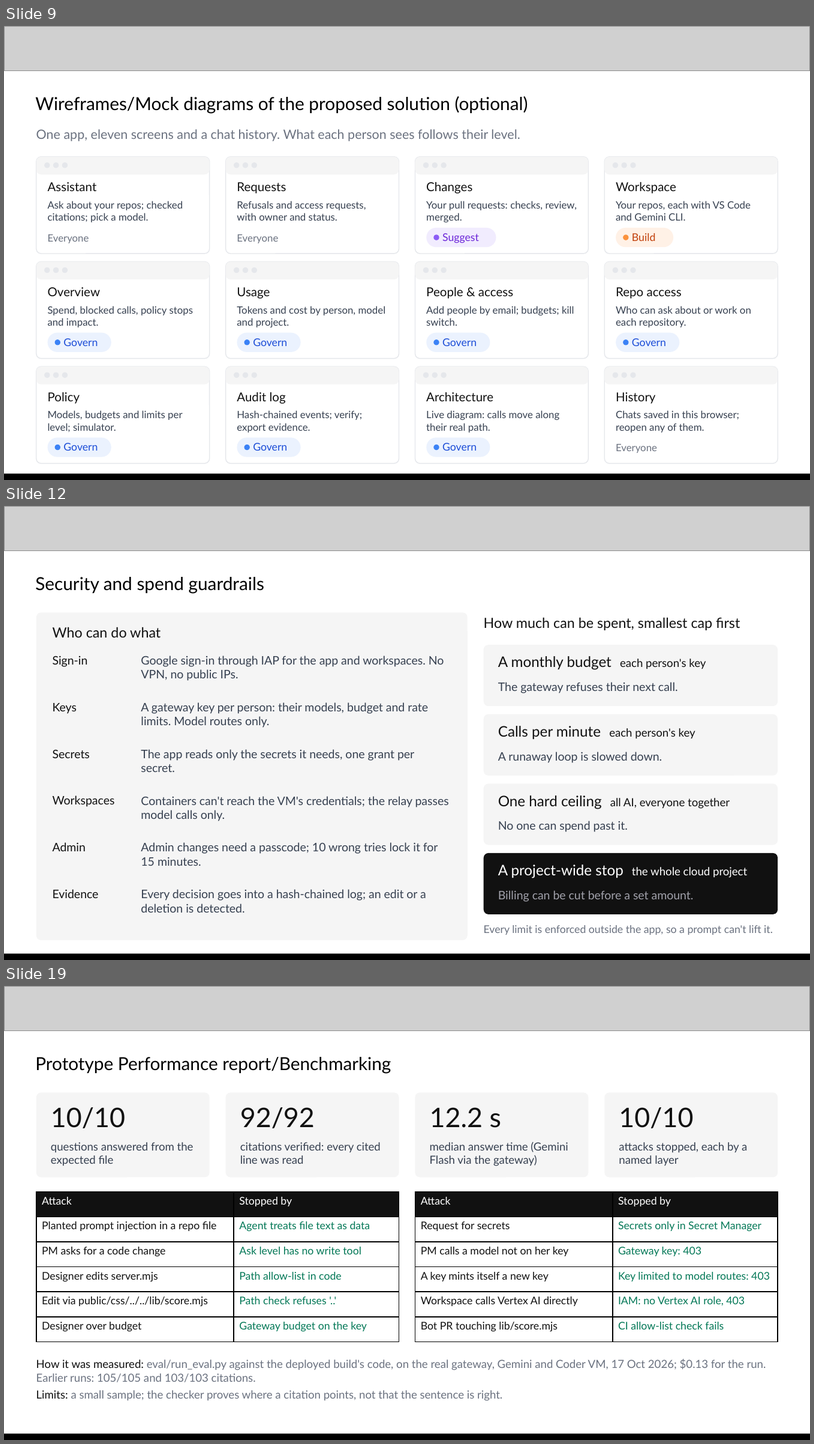
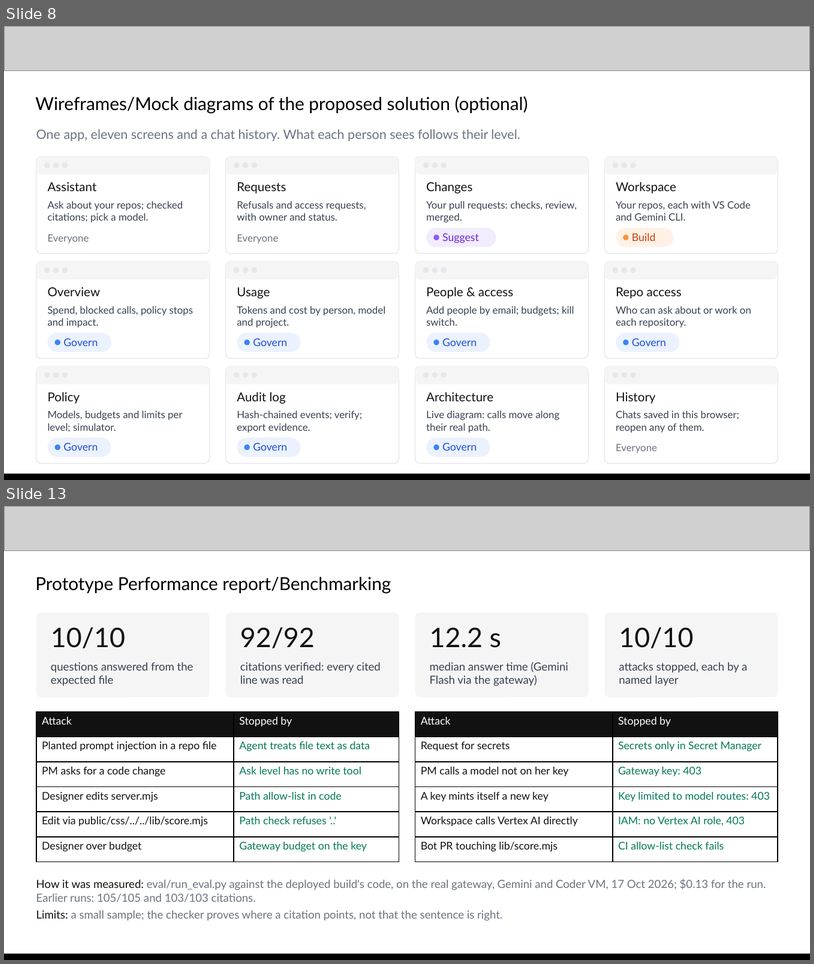
Before and after one commit to praveensaharan/RoleSpace, a slide deck: docs/deck/RoleSpace-AI-Builder-Cup-submission.pptx. Shown one above the other, each under a label of ours: slides 9, 12 and 19 before the commit, slides 8 and 13 after it; the slides between them are not shown. The pictures are 814x1444 and 814x964 pixels, drawn with LibreOffice and Linux fonts; fonts in the diff are those of the drawing; grey boxes stand for pictures. Boxes give left, top, right and bottom in pixels: in the first picture for what was removed or moved away, otherwise in the second. Text is boxed around its words. In the diff, an @@ line names an element or a change of style, - is before the commit and + after.

```diff
--- a/docs/deck/RoleSpace-AI-Builder-Cup-submission.pptx
+++ b/docs/deck/RoleSpace-AI-Builder-Cup-submission.pptx
@@ slide 12 removed at box(4, 506, 810, 960), background #FFFFFF @@
@@ picture removed at box(4, 506, 810, 550) @@
@@ text removed at box(35, 577, 264, 594) @@
-Security and spend guardrails
@@ rounded rectangle removed at box(36, 612, 468, 940) @@
@@ text removed at box(53, 627, 161, 637) @@
-Who can do what
@@ text removed at box(484, 617, 740, 630) @@
-How much can be spent, smallest cap first
@@ rounded rectangle removed at box(484, 645, 778, 706) @@
@@ text removed at box(53, 655, 88, 667) @@
-Sign-in
@@ text removed at box(141, 655, 444, 681) @@
-Google sign-in through IAP for the app and workspaces. No VPN, no public IPs.
@@ text removed at box(498, 656, 706, 670) @@
-A monthly budget each person's key
@@ text removed at box(498, 682, 678, 693) @@
-The gateway refuses their next call.
@@ text removed at box(53, 703, 77, 714) @@
-Keys
@@ text removed at box(141, 702, 428, 727) @@
-A gateway key per person: their models, budget and rate limits. Model routes only.
@@ rounded rectangle removed at box(484, 714, 778, 775) @@
@@ text removed at box(498, 726, 696, 739) @@
-Calls per minute each person's key
@@ text removed at box(53, 750, 90, 758) @@
-Secrets
@@ text removed at box(141, 749, 414, 772) @@
-The app reads only the secrets it needs, one grant per secret.
@@ text removed at box(498, 751, 663, 763) @@
-A runaway loop is slowed down.
@@ rounded rectangle removed at box(484, 783, 778, 844) @@
@@ text removed at box(53, 795, 115, 807) @@
-Workspaces
@@ text removed at box(141, 796, 449, 821) @@
-Containers can't reach the VM's credentials; the relay passes model calls only.
@@ text removed at box(498, 795, 730, 809) @@
-One hard ceiling all AI, everyone together
@@ text removed at box(498, 820, 628, 832) @@
-No one can spend past it.
@@ text removed at box(53, 842, 86, 851) @@
-Admin
@@ text removed at box(141, 842, 438, 865) @@
-Admin changes need a passcode; 10 wrong tries lock it for 15 minutes.
@@ rounded rectangle removed at box(484, 853, 778, 914) @@
@@ text removed at box(498, 864, 747, 878) @@
-A project-wide stop the whole cloud project
@@ text removed at box(53, 889, 99, 898) @@
-Evidence
@@ text removed at box(141, 889, 426, 912) @@
-Every decision goes into a hash-chained log; an edit or a deletion is detected.
@@ text removed at box(498, 890, 694, 901) @@
-Billing can be cut before a set amount.
@@ text removed at box(484, 925, 773, 934) @@
-Every limit is enforced outside the app, so a prompt can't lift it.
@@ picture removed at box(4, 955, 810, 960) @@
@@ rectangle removed at box(4, 954, 810, 960) @@
@@ what was slide 9 is now slide 8 @@
@@ what was slide 19 is now slide 13 @@
```
Also in this commit, not shown: 7 slides changed, 1 slide added, 6 other slides removed, 16 other files.
